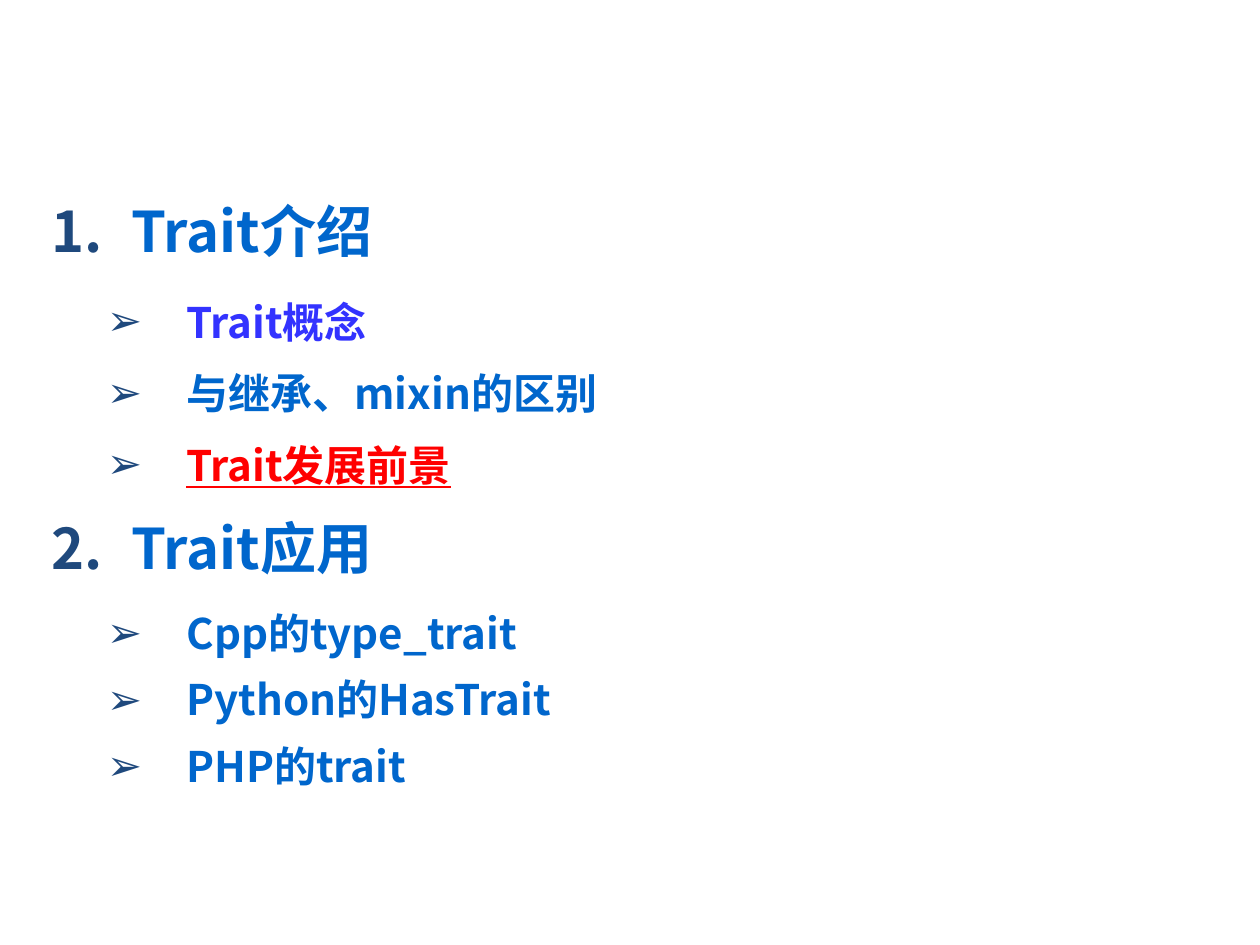
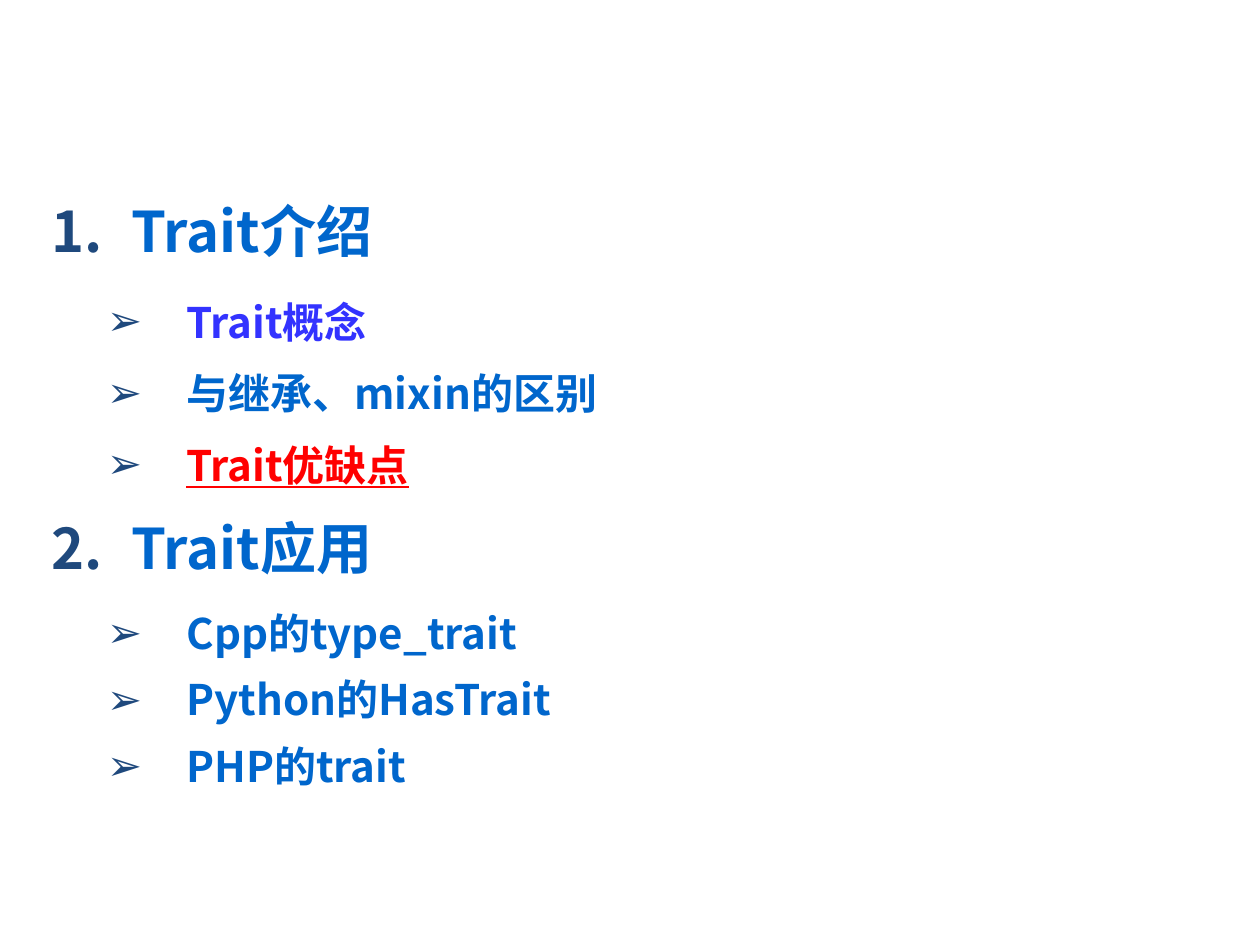
Before and after one commit to 2017-CompilerH-a3/Teamwork-Traits, a slide deck: slide 11 of trait.ppt. Drawn at 1260x945 pixels with LibreOffice and Linux fonts; fonts in the diff are those of the drawing; background and template pictures are left out. Boxes give left, top, right and bottom in pixels: in the first picture for what was removed or moved away, otherwise in the second. Text is boxed around its words. In the diff, an @@ line names an element or a change of style, - is before the commit and + after.

```diff
--- a/trait.ppt
+++ b/trait.ppt
@@ text at [186, 445, 408, 488]: text changed @@
-  ➢ Trait发展前景
+  ➢ Trait优缺点
```
Also in this commit, not shown: 6 other slides changed, 14 slides added, 4 slides removed.
